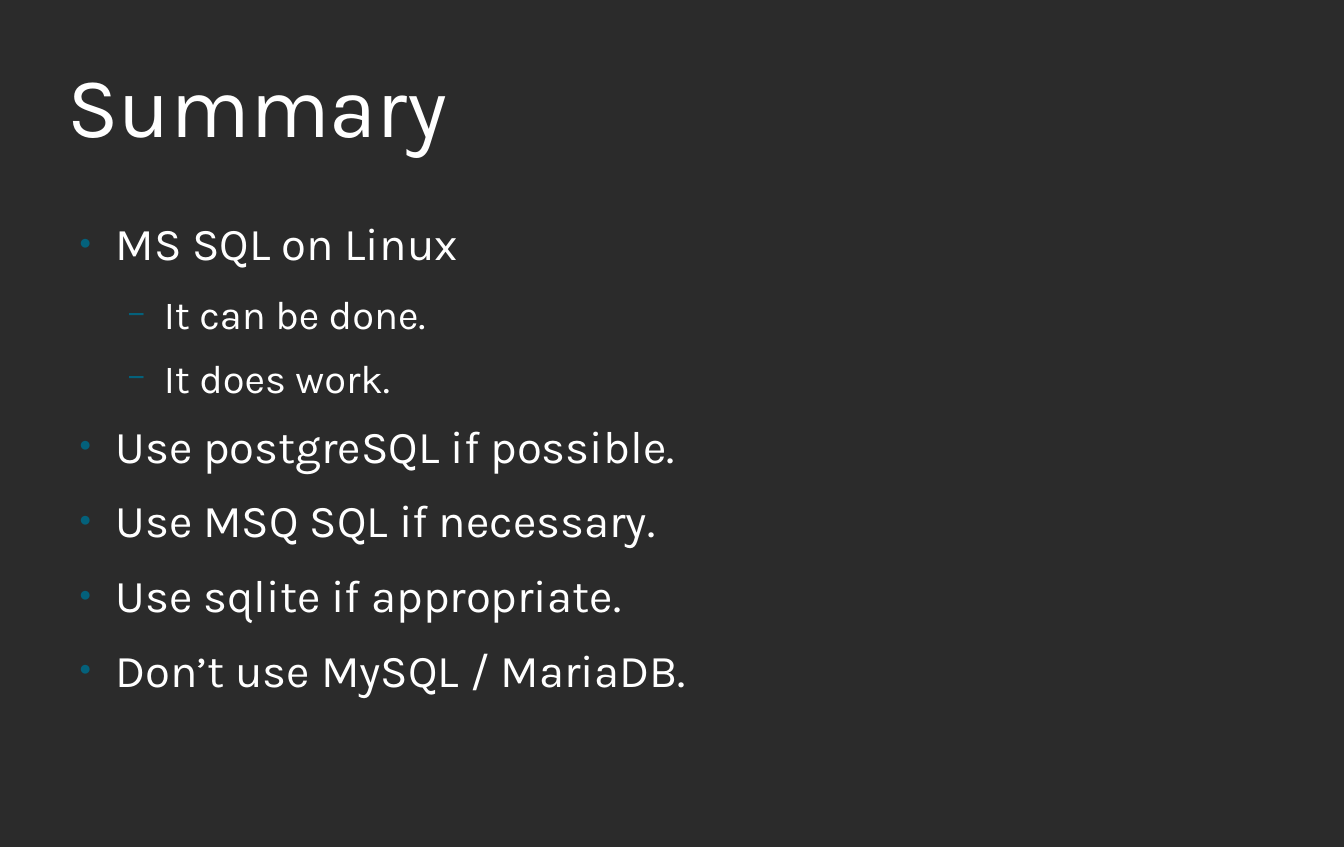
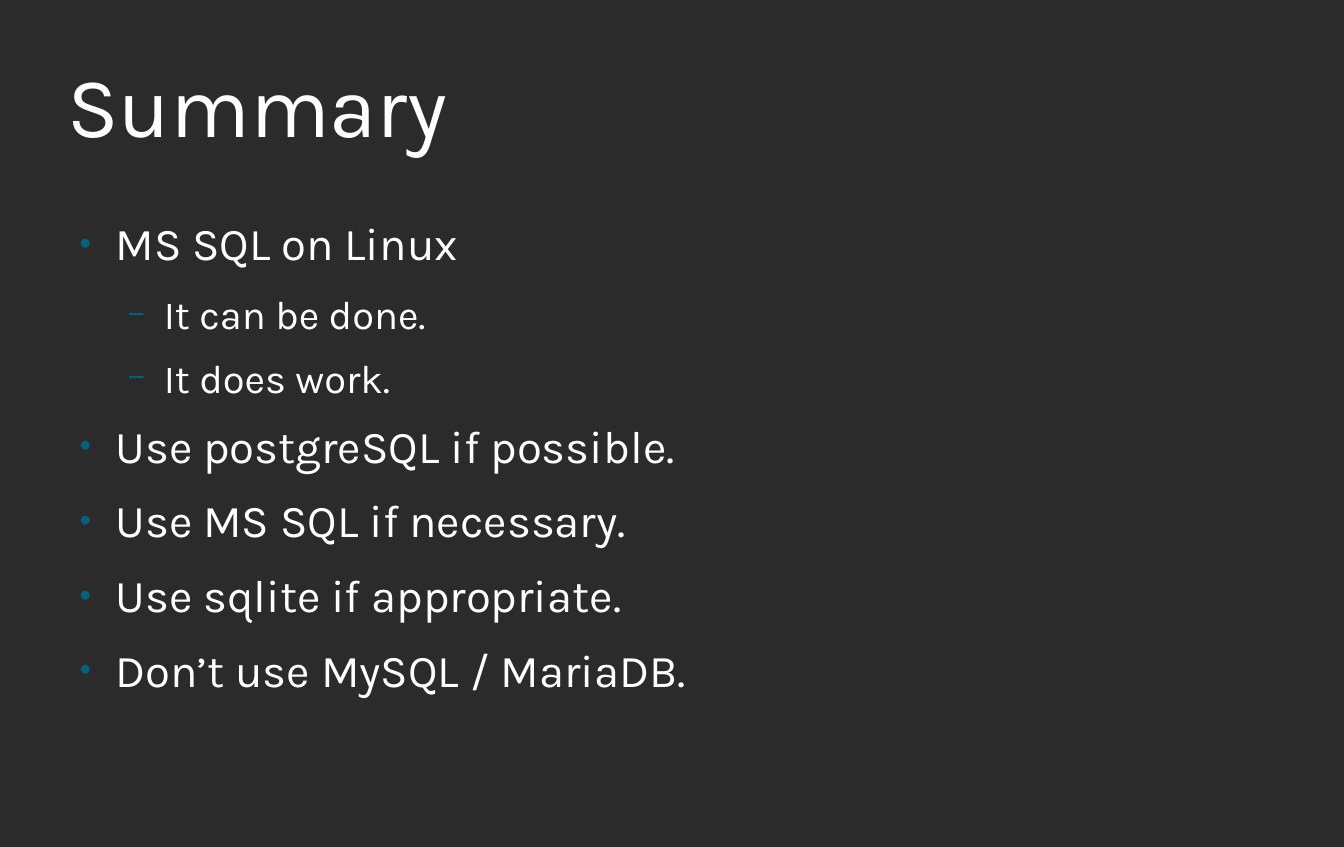
Before and after one commit to roskakori/talks, a slide deck: slide 16 of linuxtage/Microsoft SQL Server with Linux and Docker.odp (slide 13 before the commit). Drawn at 1344x847 pixels with LibreOffice and Linux fonts; fonts in the diff are those of the drawing; background and template pictures are left out; a plain dark background stands for a picture behind light text. Boxes give left, top, right and bottom in pixels: in the first picture for what was removed or moved away, otherwise in the second. Text is boxed around its words. In the diff, an @@ line names an element or a change of style, - is before the commit and + after.

```diff
--- a/linuxtage/Microsoft SQL Server with Linux and Docker.odp
+++ b/linuxtage/Microsoft SQL Server with Linux and Docker.odp
@@ text at (x1=115, y1=505, x2=625, y2=548): text changed @@
-● Use MSQ SQL if necessary.
+● Use MS SQL if necessary.
```
Also in this commit, not shown: 7 other slides changed, 3 slides added, 4 slides removed.
